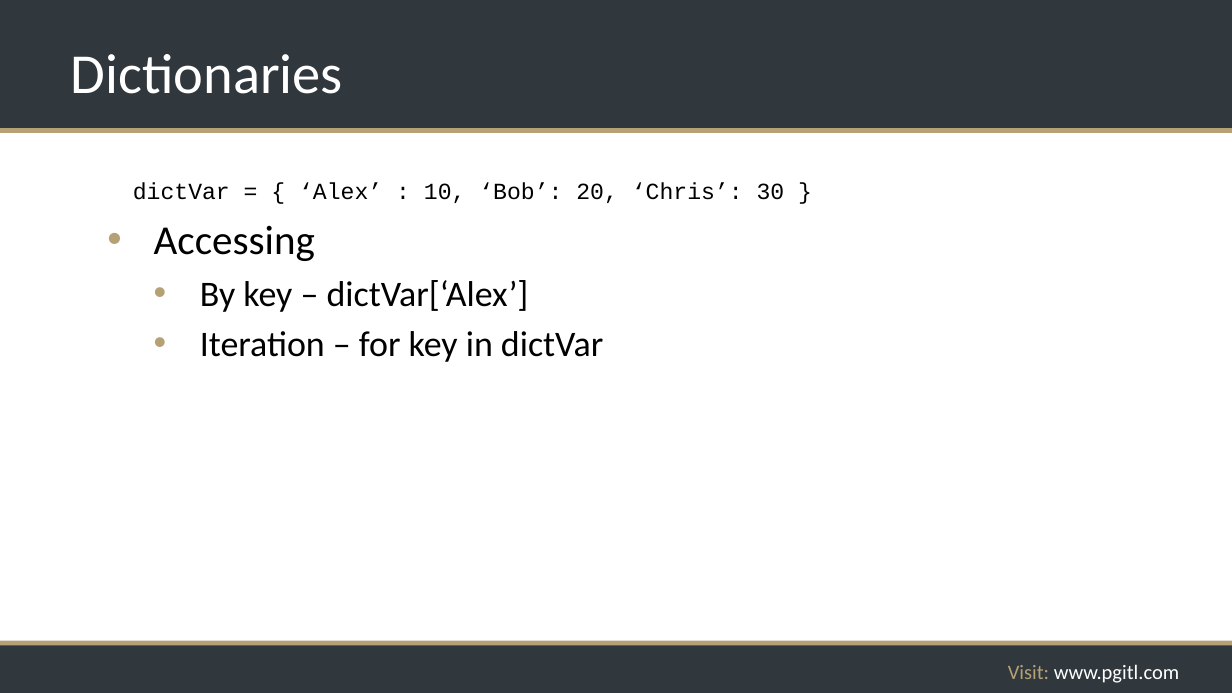
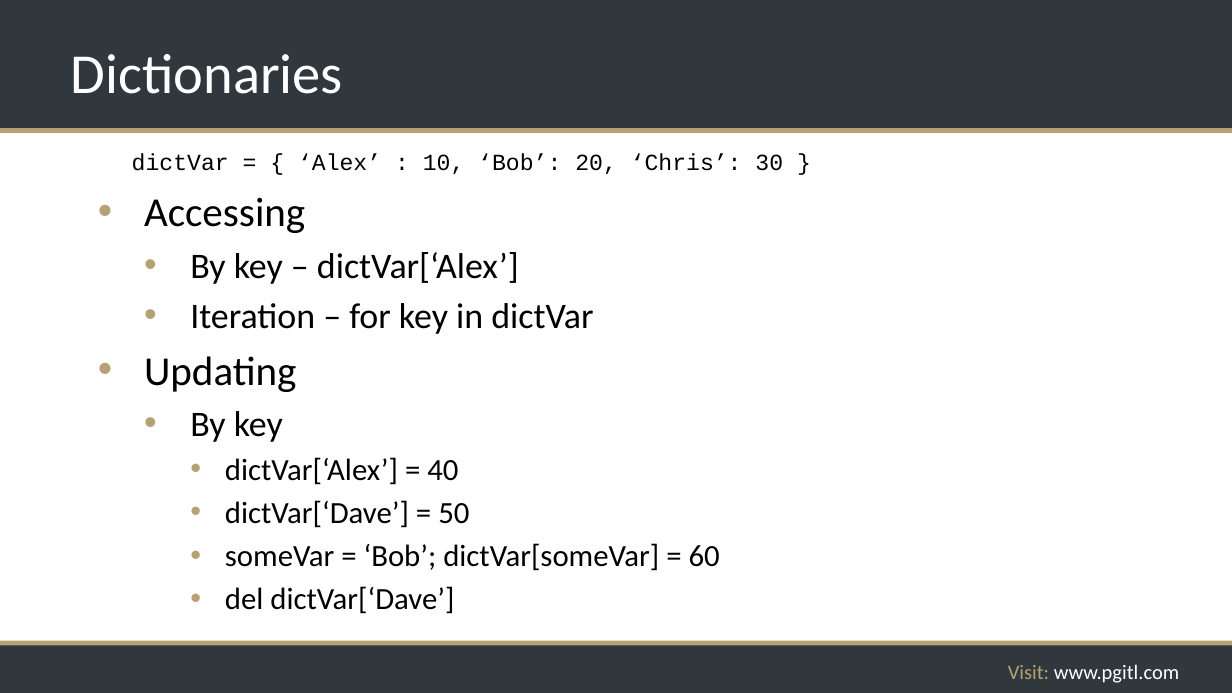
Before and after one commit to rikkouri/project-a, a slide deck: slide 63 of Programming Foundations.pptx (slide 59 before the commit). Drawn at 1232x693 pixels with LibreOffice and Linux fonts; fonts in the diff are those of the drawing; background and template pictures are left out. Boxes give left, top, right and bottom in pixels: in the first picture for what was removed or moved away, otherwise in the second. Text is boxed around its words. In the diff, an @@ line names an element or a change of style, - is before the commit and + after.

```diff
--- a/Programming Foundations.pptx
+++ b/Programming Foundations.pptx
@@ text "dictVar = { ‘Alex’ : ...": place and size @@
-text "dictVar = { ‘Alex’ : ..." at [133, 182, 785, 203]
+text "dictVar = { ‘Alex’ : ..." at [132, 153, 783, 174]
@@ text "Accessing": place and size @@
-text "Accessing" at [154, 225, 603, 362]
+text "Accessing" at [144, 197, 720, 614]
@@ text at [144, 356, 720, 614]: paragraphs added @@
+• Updating
+  • By key
+    • dictVar[‘Alex’] = 40
+    • dictVar[‘Dave’] = 50
+    • someVar = ‘Bob’; dictVar[someVar] = 60
+    • del dictVar[‘Dave’]
```
Also in this commit, not shown: 6 slides added.
